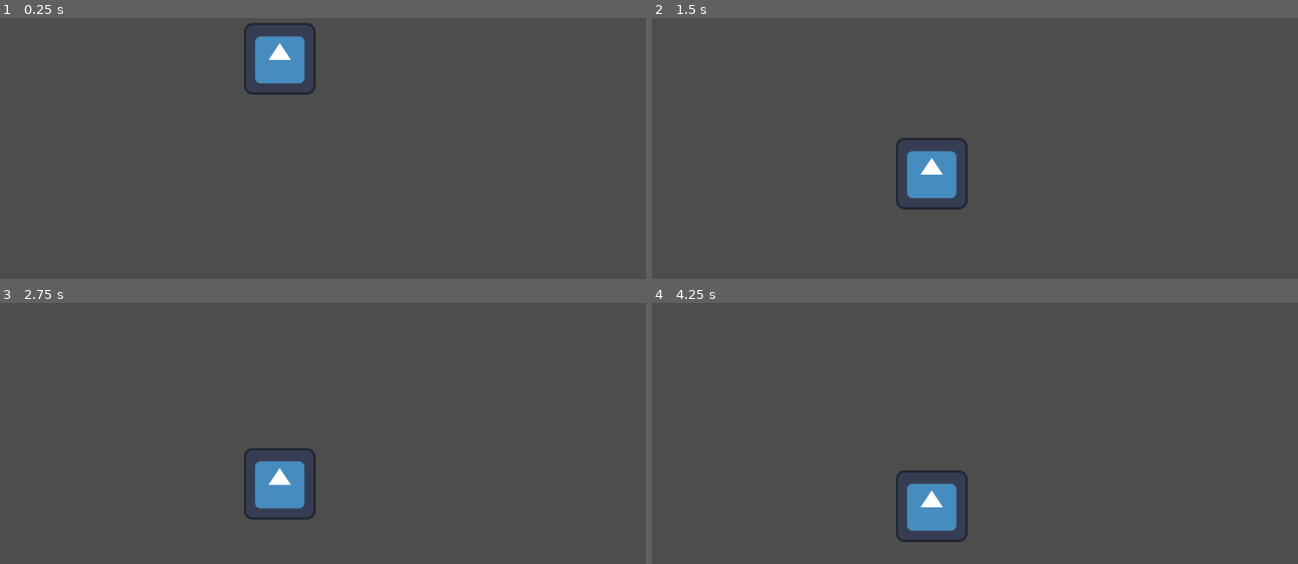
Above: before the commit, frames 1-4 (two rows, left to right).
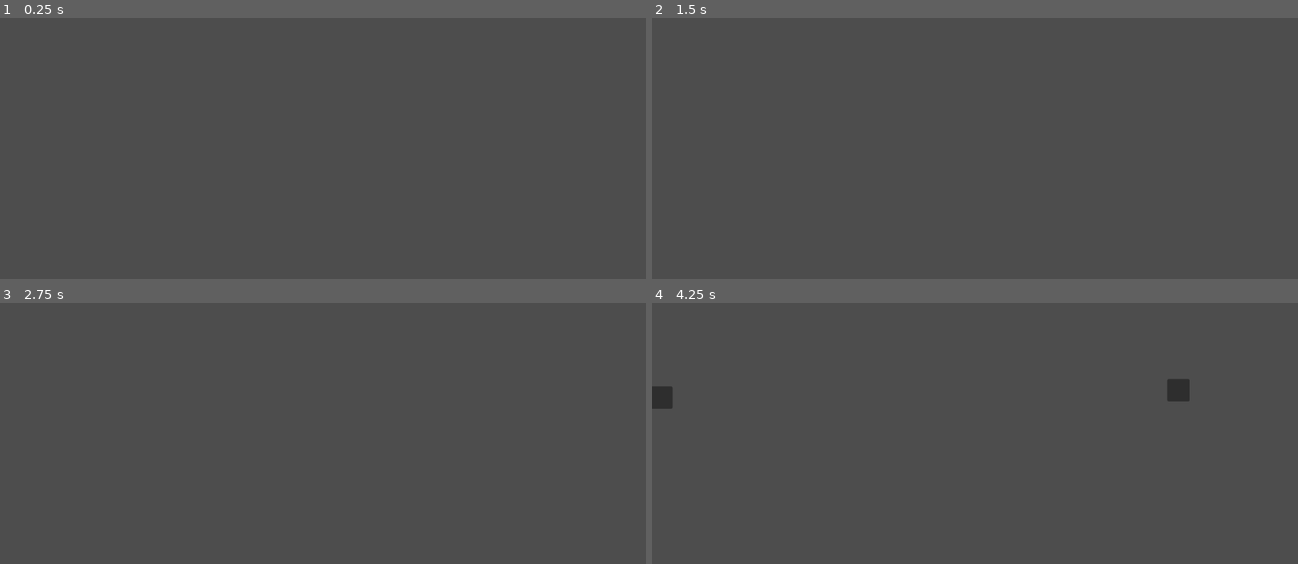
Above: after the commit, the same moments.

Repository: pagodepaiva/gamejam-
Game: Godot game, scene res://main.tscn
Same seed, same stepped clock (60 frames per second), same inputs: the game is played once before the commit and once after it. Before the commit the project starts from res://movement_fish.tscn. The engine's default icon, where the game draws it, is replaced by a stand-in: a white triangle on a blue panel in a dark square.
Inputs:
- Up to frame 1 (0.25 s): no input
- Up to frame 2 (1.5 s): tap Enter at 0.5 s; hold Space (move) 0.53-1.28 s; tap Space (move) at 1.35 s
- Up to frame 3 (2.75 s): hold Space (move) from 2.03 s (still down)
- Up to frame 4 (4.25 s): release Space (move) at 2.78 s; tap Space (move) at 2.85 s; hold Space (move) from 3.53 s (still down)

The runs differ from the first frame. In frame 1, 1.8% of the frame differs, in the area x 37-49%, y 1-30%; in frame 2, 1.8%; in frame 3, 1.8%; in frame 4, 2.4%, in the area x 0-84%, y 29-92%.

Commit message:
Fishes roaming side to side

Diff:
--- /dev/null
+++ b/main.tscn
@@ -0,0 +1,12 @@
+[gd_scene load_steps=2 format=3 uid="uid://rcmdoprt4dwk"]
+
+[ext_resource type="Script" path="res://scripts/main.gd" id="1_pvx4y"]
+
+[node name="main" type="Node2D"]
+script = ExtResource("1_pvx4y")
+
+[node name="Timer" type="Timer" parent="."]
+wait_time = 0.872
+autostart = true
+
+[connection signal="timeout" from="Timer" to="." method="_on_timer_timeout"]
--- a/project.godot
+++ b/project.godot
@@ -11,7 +11,7 @@
 [application]
 
 config/name="New Game Project"
-run/main_scene="res://movement_fish.tscn"
+run/main_scene="res://main.tscn"
 config/features=PackedStringArray("4.3", "Mobile")
 config/icon="res://icon.svg"
 
@@ -52,7 +52,3 @@
 "events": [Object(InputEventKey,"resource_local_to_scene":false,"resource_name":"","device":-1,"window_id":0,"alt_press …(191 unchanged characters)…
 ]
 }
-
-[rendering]
-
-renderer/rendering_method="mobile"
--- /dev/null
+++ b/scenes/left_roaming_fish.tscn
@@ -0,0 +1,13 @@
+[gd_scene load_steps=3 format=3 uid="uid://o48d8k8cppyq"]
+
+[ext_resource type="Script" path="res://scripts/left_roaming_fish.gd" id="1_wphfs"]
+[ext_resource type="PackedScene" uid="uid://ddfxqchb3q5o0" path="res://scenes/roaming_fish.tscn" id="2_ldbuh"]
+
+[node name="left_roaming_fish" type="Node2D"]
+script = ExtResource("1_wphfs")
+
+[node name="roaming_fish" parent="." instance=ExtResource("2_ldbuh")]
+collision_layer = 2
+collision_mask = 2
+
+[connection signal="tree_exited" from="roaming_fish" to="." method="_on_roaming_fish_tree_exited"]
--- /dev/null
+++ b/scenes/right_roaming_fish.tscn
@@ -0,0 +1,11 @@
+[gd_scene load_steps=3 format=3 uid="uid://3va6hswntc1o"]
+
+[ext_resource type="Script" path="res://scripts/right_roaming_fish.gd" id="1_mfsg0"]
+[ext_resource type="PackedScene" uid="uid://ddfxqchb3q5o0" path="res://scenes/roaming_fish.tscn" id="2_m2kww"]
+
+[node name="right_roaming_fish" type="Node2D"]
+script = ExtResource("1_mfsg0")
+
+[node name="roaming_fish" parent="." instance=ExtResource("2_m2kww")]
+
+[connection signal="tree_exited" from="roaming_fish" to="." method="_on_roaming_fish_tree_exited"]
--- /dev/null
+++ b/scenes/roaming_fish.tscn
@@ -0,0 +1,25 @@
+[gd_scene load_steps=3 format=3 uid="uid://ddfxqchb3q5o0"]
+
+[ext_resource type="Script" path="res://scripts/roaming_fish.gd" id="1_mfsg0"]
+
+[sub_resource type="CapsuleShape2D" id="CapsuleShape2D_rqtmg"]
+radius = 17.0
+height = 42.0
+
+[node name="roaming_fish" type="CharacterBody2D"]
+script = ExtResource("1_mfsg0")
+
+[node name="CollisionShape2D" type="CollisionShape2D" parent="."]
+rotation = 1.5708
+shape = SubResource("CapsuleShape2D_rqtmg")
+
+[node name="VisibleOnScreenNotifier2D" type="VisibleOnScreenNotifier2D" parent="."]
+
+[node name="Panel" type="Panel" parent="."]
+offset_left = -20.0
+offset_top = -18.0
+offset_right = 20.0
+offset_bottom = 22.0
+
+[connection signal="screen_entered" from="VisibleOnScreenNotifier2D" to="." method="_on_visible_on_screen_notifier_2d_screen_entered"]
+[connection signal="screen_exited" from="VisibleOnScreenNotifier2D" to="." method="_on_visible_on_screen_notifier_2d_screen_exited"]
--- /dev/null
+++ b/scripts/left_roaming_fish.gd
@@ -0,0 +1,9 @@
+extends Node2D
+func _ready() -> void:
+	var n =get_node("roaming_fish")
+	n.direction = -1
+
+
+func _on_roaming_fish_tree_exited() -> void:
+	print("base")
+	queue_free()
--- /dev/null
+++ b/scripts/main.gd
@@ -0,0 +1,24 @@
+extends Node2D
+
+
+# Called when the node enters the scene tree for the first time.
+func _ready() -> void:
+	pass # Replace with function body.
+
+
+# Called every frame. 'delta' is the elapsed time since the previous frame.
+func _process(delta: float) -> void:
+	pass
+
+const fishs = [
+	preload("res://scenes/right_roaming_fish.tscn"),
+	preload("res://scenes/left_roaming_fish.tscn")
+]
+var control = 0
+
+func _on_timer_timeout() -> void:
+	$Timer.wait_time = randf_range(2, 5)
+
+	var new_fish = fishs[control%2].instantiate()
+	control += 1
+	add_child(new_fish)
--- /dev/null
+++ b/scripts/right_roaming_fish.gd
@@ -0,0 +1,9 @@
+extends Node2D
+func _ready() -> void:
+	var n =get_node("roaming_fish")
+	n.direction = 1
+
+
+func _on_roaming_fish_tree_exited() -> void:
+	print("baser")
+	queue_free()
--- /dev/null
+++ b/scripts/roaming_fish.gd
@@ -0,0 +1,36 @@
+extends CharacterBody2D
+
+const SPEED = 10000.0
+const start_max_y = 500
+const start_min_y = 10
+const right_start_x = 1500
+const left_start_x = -400
+
+var direction = 0
+var last_direction = 0
+func _ready():
+	position.y = -10000
+	position.x = -10000
+
+
+func _physics_process(delta: float) -> void:
+
+	if last_direction != direction:
+		position.y = randf_range(start_min_y, start_max_y)
+
+		if direction == -1:
+			position.x = left_start_x
+		elif direction == 1:
+			position.x = right_start_x
+		last_direction = direction
+		print(position)
+	velocity.y = 0
+	velocity.x = -1*direction*delta * SPEED
+	#print(position)
+	move_and_slide()
+
+
+
+
+func _on_visible_on_screen_notifier_2d_screen_exited() -> void:
+	queue_free()
Not shown, added: maiF80.tmp
